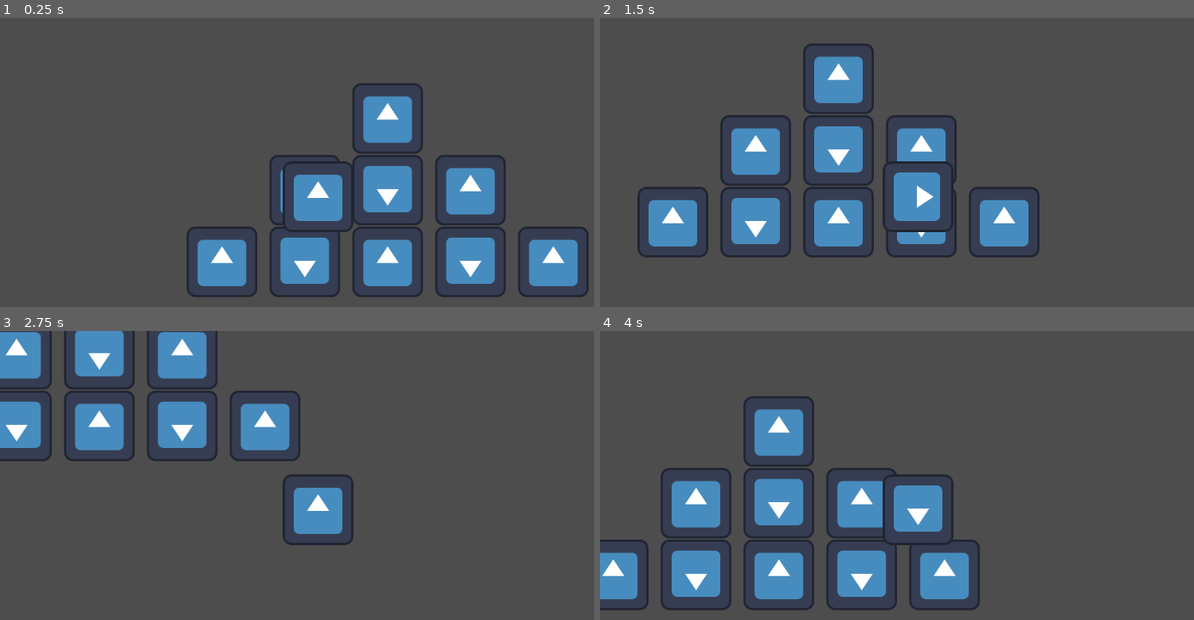
Above: before the commit, frames 1-4 (two rows, left to right).
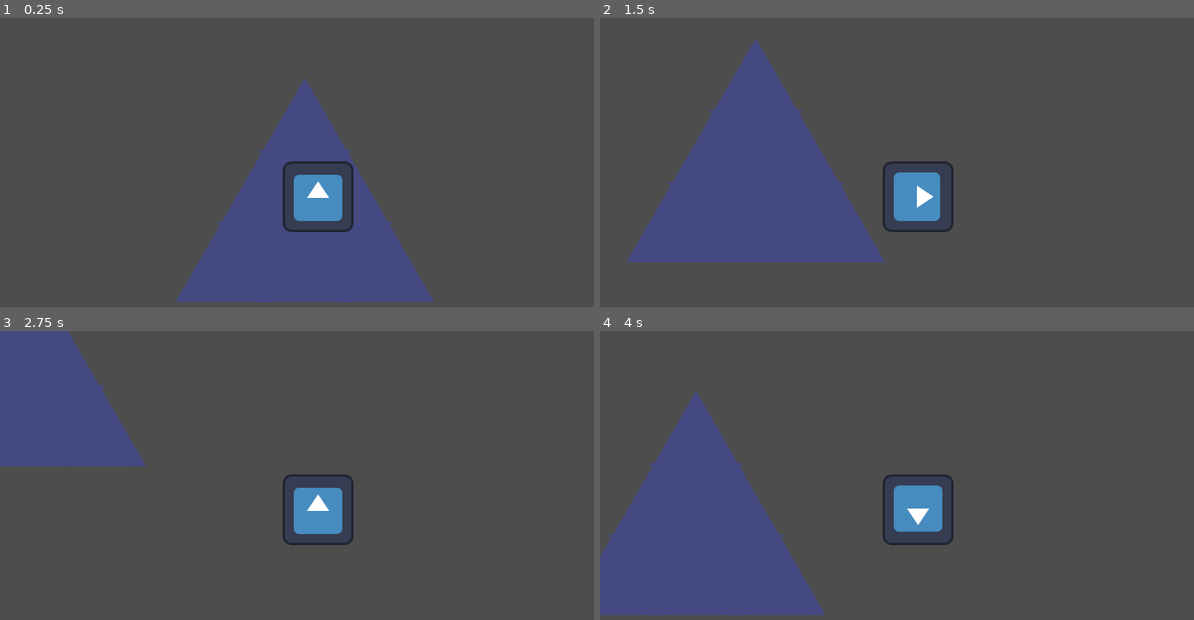
Above: after the commit, the same moments.

Repository: ItsTunda1/Bermuda-Reaper
Game: Godot game, scene res://scenes/top_view.tscn
Two runs of this game, one before a commit and one after it. Both use one fixed random seed, a clock stepped at 60 frames per second and the inputs below. The engine's default icon, where the game draws it, is replaced by a stand-in: a white triangle on a blue panel in a dark square.
Inputs (mouse positions are in pixels of both pictures, inside the frame that each line leads up to):
- Up to frame 1 (0.25 s): no input
- Up to frame 2 (1.5 s): tap Enter at 0.5 s; move the mouse to (1057, 179) at 0.52 s; hold Right (ui_right) 0.53-1.28 s; click (1057, 179) at 0.67 s; move the mouse to (790, 214) at 1.27 s; hold Down (ui_down) from 1.28 s (still down)
- Up to frame 3 (2.75 s): move the mouse to (380, 432) at 2.02 s; release Down (ui_down) at 2.03 s; hold Right (ui_right) from 2.03 s (still down)
- Up to frame 4 (4 s): move the mouse to (885, 582) at 2.77 s; release Right (ui_right) at 2.78 s; hold Up (ui_up) 2.78-3.53 s; click (885, 582) at 2.92 s; move the mouse to (1110, 562) at 3.52 s; hold Left (ui_left) from 3.53 s (still down)

The runs differ from the first frame. In frame 1, 23% of the frame differs, in the area x 29-100%, y 20-99%; in frame 2, 24%; in frame 3, 15%; in frame 4, 24%, in the area x 0-64%, y 20-99%.

Commit message:
got the triangles working

Diff:
--- a/scenes/GAME.tscn
+++ b/scenes/GAME.tscn
@@ -1,10 +1,13 @@
-[gd_scene load_steps=4 format=3 uid="uid://bmc4m8lm7sqm"]
+[gd_scene load_steps=5 format=3 uid="uid://bmc4m8lm7sqm"]
 
+[ext_resource type="PackedScene" uid="uid://buvqe8rguy2h8" path="res://scenes/Game_Map/Game_Map.tscn" id="1_r6nxf"]
 [ext_resource type="PackedScene" uid="uid://tomt7ssrdyx8" path="res://scenes/boat/boat.tscn" id="1_t2lbs"]
 [ext_resource type="PackedScene" uid="uid://bi4cfniu4yk6g" path="res://UI/Radar.tscn" id="2_7dkdp"]
 [ext_resource type="PackedScene" uid="uid://bcsbwff13a2p2" path="res://scenes/fish/fish_base.tscn" id="3_2j53y"]
 
 [node name="Game" type="Node2D"]
+
+[node name="GameMap" parent="." instance=ExtResource("1_r6nxf")]
 
 [node name="Boat" parent="." instance=ExtResource("1_t2lbs")]
 
--- /dev/null
+++ b/scenes/Game_Map/triangles.tscn
@@ -0,0 +1,9 @@
+[gd_scene load_steps=2 format=3 uid="uid://bt65j48wxpe1k"]
+
+[ext_resource type="Texture2D" uid="uid://bn5u8scphsxqi" path="res://gfx/waterTriangle.png" id="1_p5adm"]
+
+[node name="Triangles" type="Node2D"]
+
+[node name="Sprite2D" type="Sprite2D" parent="."]
+scale = Vector2(0.1, 0.1)
+texture = ExtResource("1_p5adm")
--- a/scripts/Game_Map/Game_Map.gd
+++ b/scripts/Game_Map/Game_Map.gd
@@ -7,12 +7,12 @@
 var triangle_size: int = 300;	# Small tri sizes
 var offset: Vector2 = Vector2(400, 400);
 
-var dist_x = triangle_size/2;
+var dist_x = triangle_size/4;
 var dist_y = triangle_size*sqrt(3)/4;
 func place_triangles(layer: int, n: int, offset_x: int):
 	for i in layer:
 		# Spawning
-		var tile = preload("res://scenes/fish/fish2.tscn").instantiate();
+		var tile = preload("res://scenes/Game_Map/triangles.tscn").instantiate();
 
 		# Set dir (mirrored or not)
 		if (i % 2 == 0):
